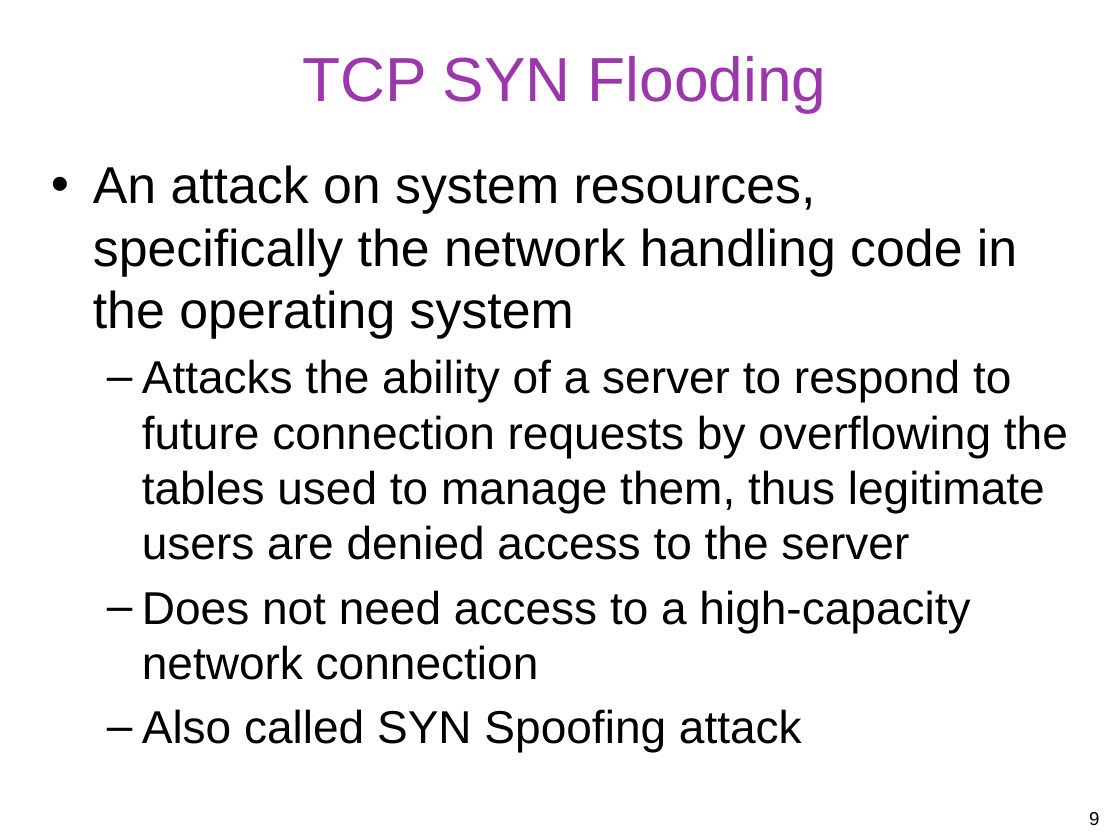
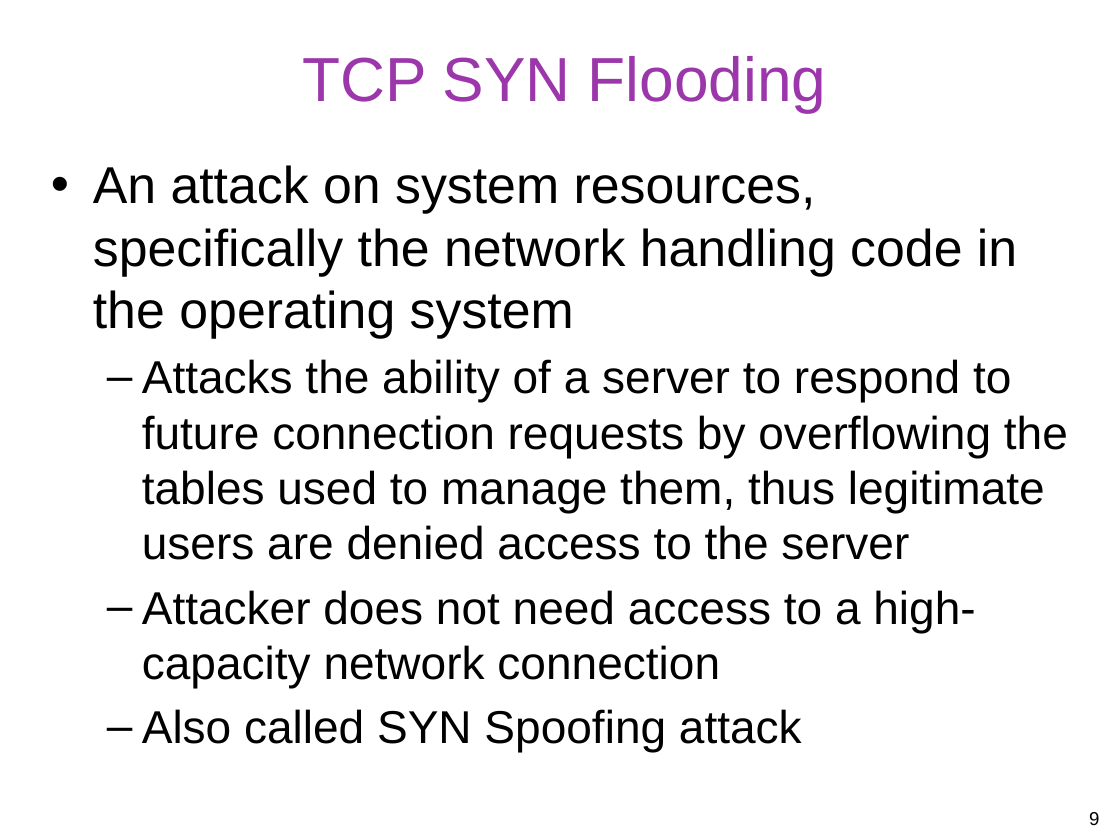
Before and after one commit to gulaoshi/gu.github.io, a slide deck: slide 9 of InfoSec/PPTs/L8-CH07-DoS Attacks.pptx. Drawn at 1120x840 pixels with LibreOffice and Linux fonts; fonts in the diff are those of the drawing. Boxes give left, top, right and bottom in pixels: in the first picture for what was removed or moved away, otherwise in the second. Text is boxed around its words. In the diff, an @@ line names an element or a change of style, - is before the commit and + after.

```diff
--- a/InfoSec/PPTs/L8-CH07-DoS Attacks.pptx
+++ b/InfoSec/PPTs/L8-CH07-DoS Attacks.pptx
@@ text at (142, 590, 975, 688): text changed @@
-  – Does not need access to a high-capacity network connection
+  – Attacker does not need access to a high-capacity network connection
```
Also in this commit, not shown: 2 other slides changed, 2 other files.
